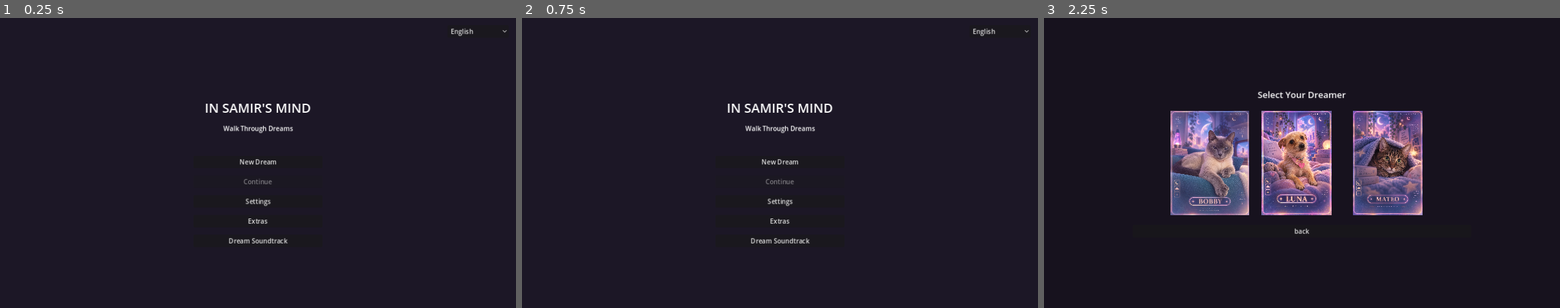
Above: before the commit, frames 1-3 (left to right).
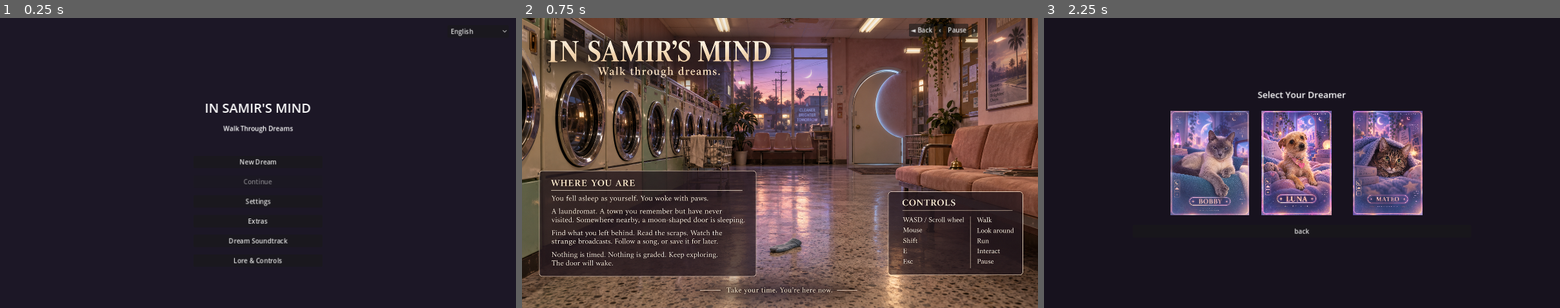
Above: after the commit, the same moments.

Repository: MrCrush8524/SAMIRMENDOZA-COMMENTS
Game: Godot game, scene res://scenes/boot/Boot.tscn
The game is run twice, just before and just after one commit, with the same random seed, the same clock (stepped at 60 frames per second) and the same inputs. Sound files missing from this copy of the repository are replaced by a short silence.
Inputs (mouse positions are in pixels of both pictures, inside the frame that each line leads up to):
- Up to frame 1 (0.25 s): no input
- Up to frame 2 (0.75 s): click (780, 261) at 0.5 s, where only the run after the commit has a clickable "Lore & Controls"
- Up to frame 3 (2.25 s): click (1441, 29) at 1.25 s, where only the run after the commit has a clickable "◄ Back"; click "New Dream" at 2 s

The runs differ from the first frame. In frame 1, 0.1% of the frame differs, in the area x 45-55%, y 82-85%; in frame 2, 81%, in the area x 0-100%, y 0-100%; in frame 3, nothing differs.

Commit message:
Add the rotating Lore & Controls page to the Title screen
Wires in the four finished baked-text compositions (title/lore/controls
already rendered into the artwork) as a "Lore & Controls" entry on the
Title screen: hold each 18s, crossfade 1.2s, loop, with a discreet
Back/Prev/Pause/Next strip in the top-right corner where it never
covers the baked panels. Opening it is a child-Control show/hide, not a
scene change, which is what makes the critical requirement — the main
menu music must never restart, stop, seek, or duplicate — trivial to
satisfy: LoreOverlay never touches AudioManager at all.

Checked the actual input map against the artwork before wiring
anything, per the handoff's explicit instruction to report mismatches
rather than silently patch bindings: WASD/Scroll=Walk, Mouse=Look,
Shift=Run, and E=Interact all match exactly. One real mismatch found —
the art bakes in "Esc = Pause," but no pause screen exists anywhere in
the project; the pause_menu input action is defined but nothing reads
it. Not faked here — Esc closes this overlay (a legitimate, separate
use), and the missing global pause screen is a real gap for later, not
something this change silently invented.

Verified headlessly against every stated requirement: all 4 textures
load; a second open() while already open is a no-op (no duplicate
timers/tweens); manual Next preloads the next texture before the fade
starts and the tween reference clears cleanly after; Pause halts
auto-advance even across a simulated huge time-skip; and — checked most
carefully — the AudioManager menu player is the exact same instance,
still playing, across open/navigate/pause/close.

Co-Authored-By: Claude Sonnet 5 <noreply@anthropic.com>
Claude-Session: https://claude.ai/code/session_01DS4DUoe5NJ9SDsT2NRoavp

Diff:
--- /dev/null
+++ b/in-samirs-mind-godot/scenes/menu/LoreOverlay.gd
@@ -0,0 +1,122 @@
+extends Control
+## Rotating Lore & Controls page, opened from the Title screen. The four
+## images are finished compositions (title/lore/controls baked in) — this
+## script only crossfades between them and never draws anything over the
+## baked text.
+##
+## Menu music continuity: this overlay never touches AudioManager in any
+## way. It is a child Control of Title, shown/hidden in place — opening
+## or closing it is not a scene change, so the persistent menu music
+## player in the AudioManager autoload is never restarted, stopped, or
+## duplicated. That guarantee comes from what this script does NOT do,
+## not from any code path here.
+
+const HOLD_SECONDS := 18.0
+const CROSSFADE_SECONDS := 1.2
+
+const IMAGE_PATHS := [
+	"res://assets/lore/01_laundromat.png",
+	"res://assets/lore/02_pool.png",
+	"res://assets/lore/03_shopping_arcade.png",
+	"res://assets/lore/04_suburb.png",
+]
+
+@onready var layer_a: TextureRect = $ImageA
+@onready var layer_b: TextureRect = $ImageB
+@onready var back_button: Button = $NavStrip/BackButton
+@onready var prev_button: Button = $NavStrip/PrevButton
+@onready var pause_button: Button = $NavStrip/PauseButton
+@onready var next_button: Button = $NavStrip/NextButton
+
+var _textures: Array[Texture2D] = []
+var _index: int = 0
+var _front_is_a: bool = true
+var _hold_timer: float = 0.0
+var _paused: bool = false
+var _fade_tween: Tween = null
+
+signal closed
+
+func _ready() -> void:
+	for path in IMAGE_PATHS:
+		_textures.append(load(path) as Texture2D)
+	back_button.pressed.connect(_on_back)
+	prev_button.pressed.connect(func(): _manual_advance(-1))
+	next_button.pressed.connect(func(): _manual_advance(1))
+	pause_button.pressed.connect(_on_pause_toggle)
+	visible = false
+	set_process(false)
+
+func open() -> void:
+	if visible:
+		return # never stack a second set of timers/tweens on repeated opens
+	visible = true
+	set_process(true)
+	_index = 0
+	_paused = false
+	pause_button.text = "Pause"
+	layer_a.texture = _textures[0]
+	layer_a.modulate.a = 1.0
+	layer_b.modulate.a = 0.0
+	_front_is_a = true
+	_hold_timer = HOLD_SECONDS
+
+func close() -> void:
+	if not visible:
+		return
+	if _fade_tween:
+		_fade_tween.kill()
+		_fade_tween = null
+	visible = false
+	set_process(false)
+	closed.emit()
+
+func _on_back() -> void:
+	close()
+
+func _unhandled_input(event: InputEvent) -> void:
+	if not visible:
+		return
+	if event.is_action_pressed("ui_cancel"):
+		close()
+		get_viewport().set_input_as_handled()
+
+func _process(delta: float) -> void:
+	if _paused or _fade_tween:
+		return
+	_hold_timer -= delta
+	if _hold_timer <= 0.0:
+		_advance(1)
+
+func _on_pause_toggle() -> void:
+	_paused = not _paused
+	pause_button.text = "Resume" if _paused else "Pause"
+
+func _manual_advance(direction: int) -> void:
+	_advance(direction)
+	_hold_timer = HOLD_SECONDS
+
+func _advance(direction: int) -> void:
+	if _fade_tween:
+		return # a crossfade is already committed; ignore until it finishes
+	var next_index := (_index + direction + _textures.size()) % _textures.size()
+	var next_texture := _textures[next_index]
+	if next_texture == null:
+		return # failed to load — skip gracefully, keep showing the current image
+
+	var front: TextureRect = layer_a if _front_is_a else layer_b
+	var back: TextureRect = layer_b if _front_is_a else layer_a
+	back.texture = next_texture # load before fading — never a blank frame
+	back.modulate.a = 0.0
+
+	_fade_tween = create_tween()
+	_fade_tween.set_parallel(true)
+	_fade_tween.tween_property(front, "modulate:a", 0.0, CROSSFADE_SECONDS)
+	_fade_tween.tween_property(back, "modulate:a", 1.0, CROSSFADE_SECONDS)
+	_fade_tween.set_parallel(false)
+	_fade_tween.tween_callback(func():
+		_fade_tween = null
+		_front_is_a = not _front_is_a
+		_index = next_index
+		_hold_timer = HOLD_SECONDS
+	)
--- /dev/null
+++ b/in-samirs-mind-godot/scenes/menu/LoreOverlay.tscn
@@ -0,0 +1,62 @@
+[gd_scene load_steps=2 format=3 uid="uid://lore_overlay_scene"]
+
+[ext_resource type="Script" path="res://scenes/menu/LoreOverlay.gd" id="1"]
+
+[node name="LoreOverlay" type="Control"]
+layout_mode = 1
+anchors_preset = 15
+anchor_right = 1.0
+anchor_bottom = 1.0
+mouse_filter = 0
+script = ExtResource("1")
+
+[node name="Background" type="ColorRect" parent="."]
+layout_mode = 1
+anchors_preset = 15
+anchor_right = 1.0
+anchor_bottom = 1.0
+color = Color(0.157, 0.063, 0.129, 1)
+
+[node name="ImageA" type="TextureRect" parent="."]
+layout_mode = 1
+anchors_preset = 15
+anchor_right = 1.0
+anchor_bottom = 1.0
+expand_mode = 1
+stretch_mode = 5
+
+[node name="ImageB" type="TextureRect" parent="."]
+layout_mode = 1
+anchors_preset = 15
+anchor_right = 1.0
+anchor_bottom = 1.0
+modulate = Color(1, 1, 1, 0)
+expand_mode = 1
+stretch_mode = 5
+
+[node name="NavStrip" type="HBoxContainer" parent="."]
+layout_mode = 1
+anchors_preset = 1
+anchor_left = 1.0
+anchor_right = 1.0
+offset_left = -320.0
+offset_top = 14.0
+offset_right = -14.0
+offset_bottom = 46.0
+theme_override_constants/separation = 8
+
+[node name="BackButton" type="Button" parent="NavStrip"]
+layout_mode = 2
+text = "◄ Back"
+
+[node name="PrevButton" type="Button" parent="NavStrip"]
+layout_mode = 2
+text = "‹"
+
+[node name="PauseButton" type="Button" parent="NavStrip"]
+layout_mode = 2
+text = "Pause"
+
+[node name="NextButton" type="Button" parent="NavStrip"]
+layout_mode = 2
+text = "›"
--- a/in-samirs-mind-godot/scenes/menu/Title.gd
+++ b/in-samirs-mind-godot/scenes/menu/Title.gd
@@ -2,9 +2,11 @@
 
 @onready var btn_new_dream: Button = %BtnNewDream
 @onready var btn_continue: Button = %BtnContinue
+@onready var btn_lore: Button = %BtnLore
 @onready var lang_option: OptionButton = %LangOption
 @onready var title_label: Label = %TitleLabel
 @onready var tagline_label: Label = %TaglineLabel
+@onready var lore_overlay: Control = %LoreOverlay
 
 const MENU_MUSIC := preload("res://assets/audio/menu/menu_loop.ogg")
 
@@ -12,9 +14,15 @@
 	btn_continue.disabled = not SaveManager.has_valid_save()
 	btn_new_dream.pressed.connect(_on_new_dream)
 	btn_continue.pressed.connect(_on_continue)
+	btn_lore.pressed.connect(_on_lore)
 	lang_option.item_selected.connect(_on_lang_selected)
 	_apply_language()
 	AudioManager.play_menu(MENU_MUSIC)
+
+func _on_lore() -> void:
+	# LoreOverlay never touches AudioManager — opening/closing it is not a
+	# scene change, so the menu music already playing is untouched.
+	lore_overlay.open()
 
 func _on_new_dream() -> void:
 	get_tree().call_deferred("change_scene_to_file", "res://scenes/menu/CharacterSelect.tscn")
--- a/in-samirs-mind-godot/scenes/menu/Title.tscn
+++ b/in-samirs-mind-godot/scenes/menu/Title.tscn
@@ -1,6 +1,7 @@
-[gd_scene load_steps=2 format=3 uid="uid://title_scene"]
+[gd_scene load_steps=3 format=3 uid="uid://title_scene"]
 
 [ext_resource type="Script" path="res://scenes/menu/Title.gd" id="1"]
+[ext_resource type="PackedScene" path="res://scenes/menu/LoreOverlay.tscn" id="2"]
 
 [node name="Title" type="Control"]
 layout_mode = 3
@@ -82,3 +83,12 @@
 [node name="BtnSoundtrack" type="Button" parent="CenterBox"]
 layout_mode = 2
 text = "Dream Soundtrack"
+
+[node name="BtnLore" type="Button" parent="CenterBox"]
+unique_name_in_owner = true
+layout_mode = 2
+text = "Lore & Controls"
+
+[node name="LoreOverlay" parent="." instance=ExtResource("2")]
+unique_name_in_owner = true
+layout_mode = 1
Binary file added: in-samirs-mind-godot/assets/lore/01_laundromat.png
Not shown, added: in-samirs-mind-godot/assets/lore/01_laundromat.png.import
Binary file added: in-samirs-mind-godot/assets/lore/02_pool.png
Not shown, added: in-samirs-mind-godot/assets/lore/02_pool.png.import
Binary file added: in-samirs-mind-godot/assets/lore/03_shopping_arcade.png
Not shown, added: in-samirs-mind-godot/assets/lore/03_shopping_arcade.png.import
Binary file added: in-samirs-mind-godot/assets/lore/04_suburb.png
Not shown, added: in-samirs-mind-godot/assets/lore/04_suburb.png.import
